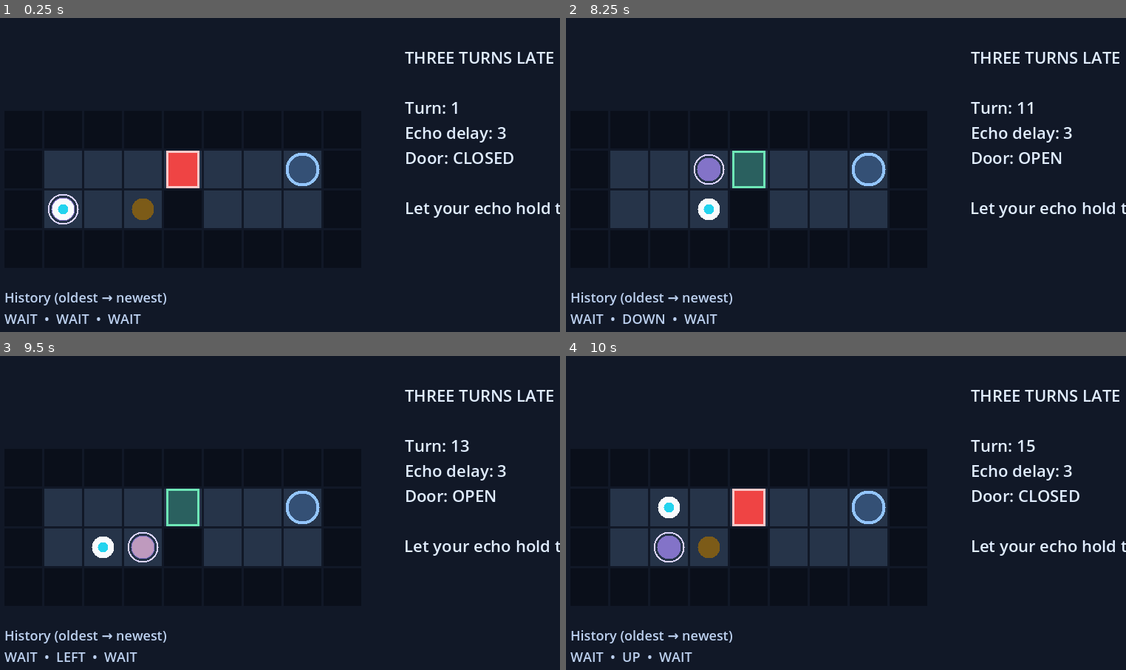
Above: before the commit, frames 1-4 (two rows, left to right).
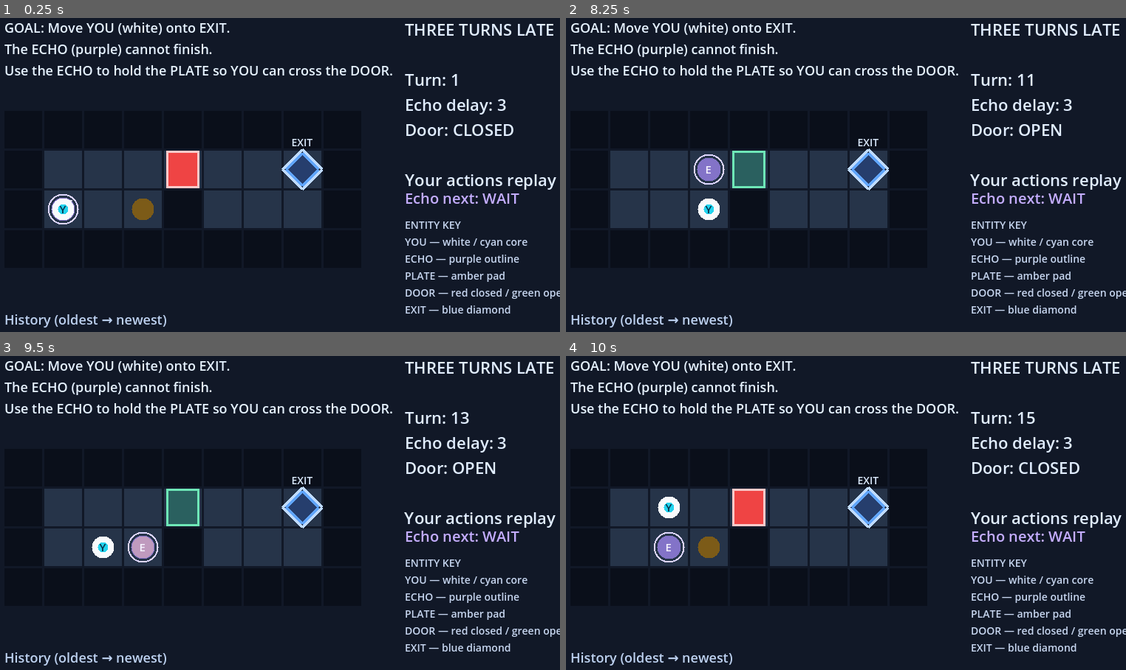
Above: after the commit, the same moments.

Repository: zcx369658780/delayed-self-godot
Game: Godot game, scene res://scenes/vertical_slice/vertical_slice.tscn
Same seed, same stepped clock (60 frames per second), same inputs: the game is played once before the commit and once after it.
Inputs:
- Up to frame 1 (0.25 s): no input
- Up to frame 2 (8.25 s): tap Enter at 0.5 s; hold D (move_right) 0.53-1.28 s; hold Space (wait_turn) 0.53-1.28 s; tap R (restart_level) at 1.25, 2, 2.75, 3.5, 4.15, 5 s; hold S (move_down) 1.28-2.03 s; tap Space (wait_turn) every 1.5 s from 1.35 to 7.35 s; hold D (move_right) 2.03-2.78 s; hold Space (wait_turn) 2.03-2.78 s; hold W (move_up) 2.78-3.53 s; hold Space (wait_turn) 3.53-4.28 s; hold A (move_left) 3.53-5.03 s; hold S (move_down) 5.03-5.78 s; hold Space (wait_turn) 5.03-5.78 s; hold D (move_right) 5.78-6.53 s; hold W (move_up) 6.53-7.28 s; hold Space (wait_turn) 6.53-7.28 s; hold D (move_right) 7.28-8.03 s; hold S (move_down) from 8.03 s (still down); hold Space (wait_turn) from 8.03 s (still down)
- Up to frame 3 (9.5 s): release S (move_down) at 8.78 s; release Space (wait_turn) at 8.78 s; hold A (move_left) from 8.78 s (still down); tap Space (wait_turn) at 8.85 s
- Up to frame 4 (10 s): release A (move_left) at 9.53 s; hold W (move_up) from 9.53 s (still down); hold Space (wait_turn) from 9.53 s (still down)

The runs differ from the first frame. In frame 1, 7.8% of the frame differs, in the area x 0-100%, y 1-99%; in frame 2, 7.8%; in frame 3, 7.8%; in frame 4, 7.8%.

Commit message:
fix: clarify Delayed Self exit and echo objective

Diff:
--- a/scenes/vertical_slice/vertical_slice.tscn
+++ b/scenes/vertical_slice/vertical_slice.tscn
@@ -9,16 +9,53 @@
 
 [node name="Status" type="Label" parent="Hud"]
 offset_left = 590.0
-offset_top = 62.0
+offset_top = 24.0
 offset_right = 925.0
-offset_bottom = 292.0
+offset_bottom = 280.0
 theme_override_colors/font_color = Color(0.88, 0.93, 1, 1)
 theme_override_font_sizes/font_size = 22
 
+[node name="Objective" type="Label" parent="Hud"]
+offset_left = 48.0
+offset_top = 24.0
+offset_right = 560.0
+offset_bottom = 132.0
+theme_override_colors/font_color = Color(0.9, 0.95, 1, 1)
+theme_override_font_sizes/font_size = 18
+
 [node name="History" type="Label" parent="Hud"]
 offset_left = 48.0
-offset_top = 390.0
+offset_top = 420.0
 offset_right = 920.0
 offset_bottom = 520.0
 theme_override_colors/font_color = Color(0.74, 0.82, 0.94, 1)
 theme_override_font_sizes/font_size = 18
+
+[node name="Legend" type="Label" parent="Hud"]
+offset_left = 590.0
+offset_top = 295.0
+offset_right = 925.0
+offset_bottom = 410.0
+theme_override_colors/font_color = Color(0.78, 0.84, 0.94, 1)
+theme_override_font_sizes/font_size = 14
+
+[node name="EchoNext" type="Label" parent="Hud"]
+offset_left = 590.0
+offset_top = 254.0
+offset_right = 925.0
+offset_bottom = 288.0
+theme_override_colors/font_color = Color(0.77, 0.68, 1, 1)
+theme_override_font_sizes/font_size = 20
+
+[node name="Completion" type="Label" parent="Hud"]
+visible = false
+offset_left = 130.0
+offset_top = 210.0
+offset_right = 555.0
+offset_bottom = 330.0
+theme_override_colors/font_color = Color(0.88, 1, 0.95, 1)
+theme_override_colors/font_outline_color = Color(0.03, 0.08, 0.13, 0.96)
+theme_override_constants/outline_size = 9
+theme_override_font_sizes/font_size = 28
+text = "COMPLETE\nYOU reached EXIT\nPress R to restart"
+horizontal_alignment = 1
--- a/scripts/gameplay/vertical_slice.gd
+++ b/scripts/gameplay/vertical_slice.gd
@@ -12,7 +12,11 @@
 var simulation := Simulation.new()
 
 @onready var status_label: Label = $Hud/Status
+@onready var objective_label: Label = $Hud/Objective
+@onready var legend_label: Label = $Hud/Legend
+@onready var echo_next_label: Label = $Hud/EchoNext
 @onready var history_label: Label = $Hud/History
+@onready var completion_label: Label = $Hud/Completion
 
 
 func _ready() -> void:
@@ -60,7 +64,11 @@
 
 
 func is_runtime_ready() -> bool:
-	return load_error == "" and not level.is_empty() and not state.is_empty() and status_label != null and history_label != null
+	return load_error == "" and not level.is_empty() and not state.is_empty() and status_label != null and objective_label != null and legend_label != null and echo_next_label != null and history_label != null and completion_label != null
+
+
+func get_hud_snapshot() -> Dictionary:
+	return {"status": status_label.text, "objective": objective_label.text, "legend": legend_label.text, "echo_next": echo_next_label.text, "history": history_label.text, "completion": completion_label.text if completion_label.visible else ""}
 
 
 func _draw() -> void:
@@ -80,23 +88,55 @@
 		draw_rect(rect, Color("34d399", 0.28) if open else Color("ef4444"))
 		draw_rect(rect, Color("6ee7b7") if open else Color("fecaca"), false, 3)
 	var exit_position: Vector2 = _center(level.exit.position)
-	draw_circle(exit_position, 21, Color("60a5fa", 0.25))
-	draw_arc(exit_position, 21, 0, TAU, 32, Color("93c5fd"), 4)
+	_draw_exit_base(exit_position)
 	for echo in state.echo_positions:
-		draw_circle(_center(echo.position), 16, Color("a78bfa", 0.72))
-		draw_arc(_center(echo.position), 20, 0, TAU, 24, Color("ddd6fe"), 2)
+		var echo_center := _center(echo.position)
+		draw_circle(echo_center, 16, Color("a78bfa", 0.72))
+		draw_arc(echo_center, 20, 0, TAU, 24, Color("ddd6fe"), 2)
+		var echo_letter_center := echo_center + Vector2(10, -8) if echo.position == state.player_position else echo_center
+		_draw_actor_letter(echo_letter_center, "E", Color("f5f3ff"))
 	draw_circle(_center(state.player_position), 15, Color("f8fafc"))
 	draw_circle(_center(state.player_position), 7, Color("22d3ee"))
+	_draw_actor_letter(_center(state.player_position), "Y", Color("082f49"))
+	_draw_exit_overlay(exit_position)
+
+
+func _draw_exit_base(center: Vector2) -> void:
+	var diamond := PackedVector2Array([center + Vector2(0, -22), center + Vector2(22, 0), center + Vector2(0, 22), center + Vector2(-22, 0)])
+	draw_colored_polygon(diamond, Color("2563eb", 0.22))
+	for index in diamond.size():
+		draw_line(diamond[index], diamond[(index + 1) % diamond.size()], Color("60a5fa"), 3)
+
+
+func _draw_exit_overlay(center: Vector2) -> void:
+	var outer := PackedVector2Array([center + Vector2(0, -27), center + Vector2(27, 0), center + Vector2(0, 27), center + Vector2(-27, 0)])
+	for index in outer.size():
+		draw_line(outer[index], outer[(index + 1) % outer.size()], Color("bfdbfe"), 3)
+	draw_string(ThemeDB.fallback_font, center + Vector2(-23, -31), "EXIT", HORIZONTAL_ALIGNMENT_CENTER, 46, 14, Color("dbeafe"))
+
+
+func _draw_actor_letter(center: Vector2, letter: String, color: Color) -> void:
+	draw_string(ThemeDB.fallback_font, center + Vector2(-10, 6), letter, HORIZONTAL_ALIGNMENT_CENTER, 20, 15, color)
 
 
 func _update_hud() -> void:
 	if load_error != "":
 		status_label.text = "Level load failed\n" + load_error
+		objective_label.text = ""
+		legend_label.text = ""
+		echo_next_label.text = ""
 		history_label.text = ""
+		completion_label.visible = false
 		return
+	objective_label.text = "GOAL: Move YOU (white) onto EXIT.\nThe ECHO (purple) cannot finish.\nUse the ECHO to hold the PLATE so YOU can cross the DOOR."
+	legend_label.text = "ENTITY KEY\nYOU — white / cyan core\nECHO — purple outline\nPLATE — amber pad\nDOOR — red closed / green open\nEXIT — blue diamond"
+	echo_next_label.visible = not state.completed
+	echo_next_label.text = "Echo next: %s" % simulation.echo_action_for_state(level, state, level.echoes[0].id)
 	var delay: int = level.echoes[0].delay
-	status_label.text = "THREE TURNS LATE\n\nTurn: %d\nEcho delay: %d\nDoor: %s\n\n%s" % [state.turn_index, delay, "OPEN" if state.door_states[0].open else "CLOSED", "COMPLETE — press R to restart" if state.completed else "Let your echo hold the plate."]
-	history_label.text = "History (oldest → newest)\n%s\n\nMove: Arrow keys / WASD\nWait: Space    Restart: R    Quit: Esc" % "  •  ".join(state.history)
+	status_label.text = "THREE TURNS LATE\n\nTurn: %d\nEcho delay: %d\nDoor: %s\n\n%s" % [state.turn_index, delay, "OPEN" if state.door_states[0].open else "CLOSED", "COMPLETE — YOU reached EXIT\nPress R to restart" if state.completed else "Your actions replay 3 turns later."]
+	history_label.text = "History (oldest → newest)\n%s\n\nMove: Arrows/WASD   Wait: Space   Restart: R   Quit: Esc" % "  •  ".join(state.history)
+	completion_label.visible = state.completed
+	completion_label.text = "COMPLETE\nYOU reached EXIT\nPress R to restart"
 
 
 func _door_open(id: String) -> bool:
--- a/scripts/simulation/simulation.gd
+++ b/scripts/simulation/simulation.gd
@@ -42,11 +42,9 @@
 		if not door_state.open:
 			closed_doors[_door_position(level, door_state.id)] = true
 	next.player_position = _destination(level, state.player_position, action, closed_doors)
-	var max_delay: int = state.history.size()
 	for index in state.echo_positions.size():
 		var echo_state = state.echo_positions[index]
-		var echo_definition = _find_by_id(level.echoes, echo_state.id)
-		var echo_action: String = state.history[max_delay - int(echo_definition.delay)]
+		var echo_action := echo_action_for_state(level, state, echo_state.id)
 		actor_actions.echoes.append({"id": echo_state.id, "action": echo_action})
 		next.echo_positions[index].position = _destination(level, echo_state.position, echo_action, closed_doors)
 	var pressed := pressed_plate_ids(level, next)
@@ -62,6 +60,18 @@
 		next.history.append(action)
 	next.turn_index += 1
 	return _success(next, actor_actions, pressed)
+
+
+func echo_action_for_state(level: Dictionary, state: Dictionary, echo_id: String) -> String:
+	var echo_definition := _find_by_id(level.get("echoes", []), echo_id)
+	if echo_definition.is_empty():
+		return "WAIT"
+	var history: Array = state.get("history", [])
+	var index := history.size() - int(echo_definition.delay)
+	if index < 0 or index >= history.size():
+		return "WAIT"
+	var action = history[index]
+	return action if action is String and ACTIONS.has(action) else "WAIT"
 
 
 func replay(level: Dictionary, actions: Array, start_state = null) -> Dictionary:
--- a/tests/run_all.gd
+++ b/tests/run_all.gd
@@ -175,8 +175,33 @@
 	root.add_child(scene)
 	await process_frame
 	_expect(scene.is_runtime_ready(), "main scene instantiates and connects logic/HUD")
+	_expect(scene.has_method("get_hud_snapshot"), "main scene exposes a testable player-facing HUD snapshot")
+	if scene.has_method("get_hud_snapshot"):
+		var hud_snapshot: Dictionary = scene.get_hud_snapshot()
+		var hud_text := JSON.stringify(hud_snapshot)
+		_expect(hud_text.contains("YOU") and hud_text.contains("ECHO") and hud_text.contains("PLATE") and hud_text.contains("DOOR") and hud_text.contains("EXIT"), "normal HUD explicitly identifies every puzzle entity")
+		var objective: String = hud_snapshot.get("objective", "")
+		_expect(objective.contains("GOAL") and objective.contains("Move YOU") and objective.contains("EXIT") and objective.contains("ECHO") and objective.contains("cannot finish") and objective.contains("hold the PLATE") and objective.contains("YOU can cross the DOOR"), "normal HUD explains the player-only goal and intended echo causality")
+		_expect(hud_snapshot.get("echo_next", "") == "Echo next: WAIT", "initial HUD explicitly identifies the next echo action")
+		for ignored in 3:
+			_send_scene_action(scene, "move_right")
+		_expect(scene.get_hud_snapshot().get("echo_next", "") == "Echo next: RIGHT", "next echo action follows the oldest relevant history entry")
+		_send_scene_action(scene, "restart_level")
+		var restarted_hud: Dictionary = scene.get_hud_snapshot()
+		_expect(restarted_hud.get("echo_next", "") == "Echo next: WAIT" and restarted_hud.get("objective", "") == objective, "restart restores the initial next action and normal objective")
+		for action in ["move_right", "move_right", "move_up", "move_up", "move_up", "move_right", "move_right", "move_right", "move_right"]:
+			_send_scene_action(scene, action)
+		var completion_status: String = scene.get_hud_snapshot().get("status", "")
+		_expect(completion_status.contains("COMPLETE") and completion_status.contains("YOU reached EXIT") and completion_status.contains("Press R to restart"), "completion HUD names the player-only success and restart action")
 	scene.queue_free()
 	await process_frame
+
+
+func _send_scene_action(scene: Node, action: String) -> void:
+	var event := InputEventAction.new()
+	event.action = action
+	event.pressed = true
+	scene._unhandled_input(event)
 
 
 func _expect_code(result: Dictionary, code: String, label: String) -> void:
Not shown, changed: docs/CODEX_ACTIVE_TASK_CURRENT.md
Not shown, changed: docs/CODEX_STARTUP_SNAPSHOT_CURRENT.md
Not shown, changed: docs/DEVELOPMENT_PLAN_CURRENT.md
Not shown, changed: docs/DOC_INDEX_CURRENT.md
Not shown, changed: docs/HANDOFF_MASTER_CURRENT.md
Not shown, changed: docs/project_memory.md
Not shown, added: docs/reports/0004R_EXIT_OBJECTIVE_AND_ECHO_READABILITY_REPAIR_REPORT.md
Not shown, added: docs/reviews/0004_FIRST_PLAYER_UX_AND_VISUAL_READABILITY_REVIEW.md
